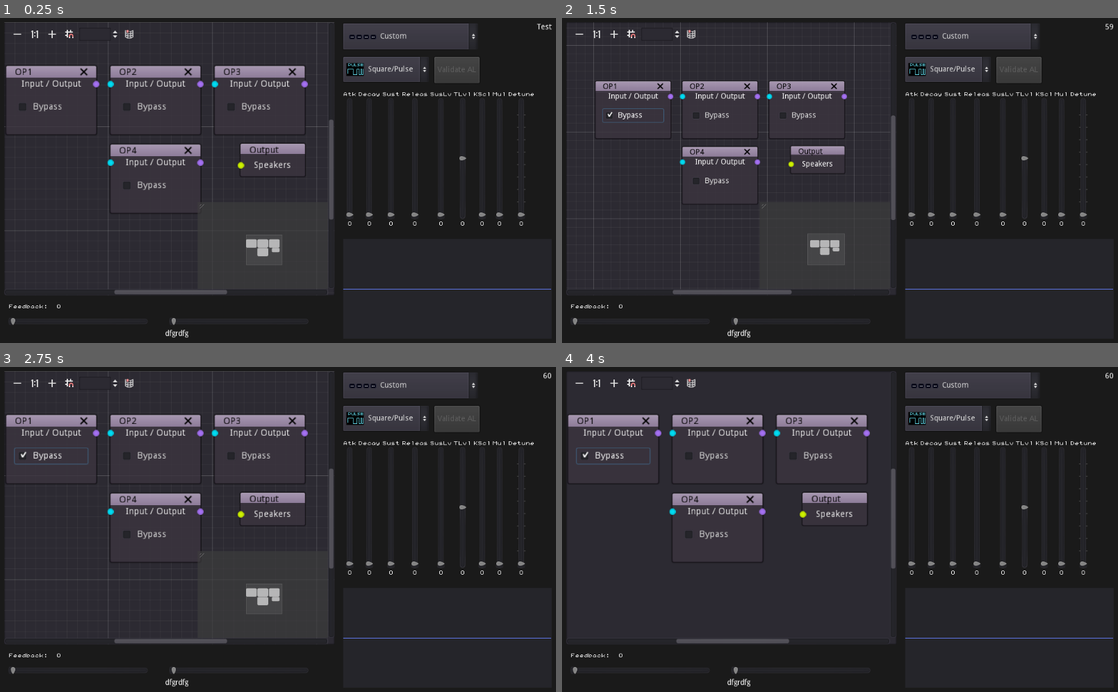
Above: before the commit, frames 1-4 (two rows, left to right).
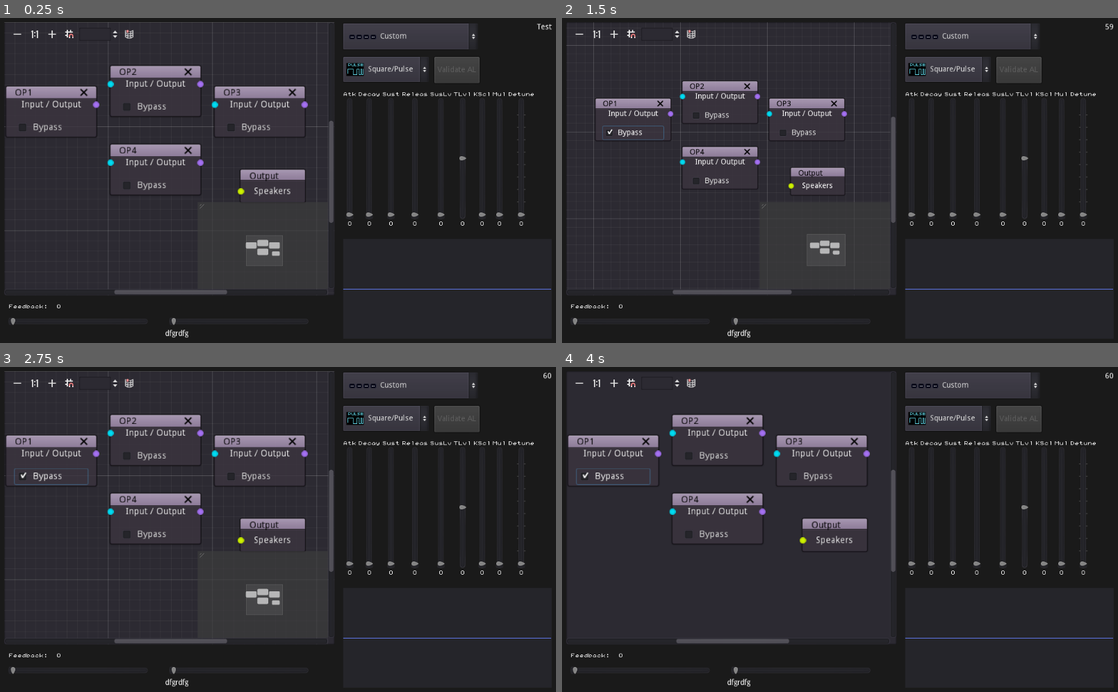
Above: after the commit, the same moments.

Repository: nobuyukinyuu/gdsFM
Game: Godot game, scene res://main.tscn
The game is run twice, just before and just after one commit, with the same random seed, the same clock (stepped at 60 frames per second) and the same inputs.
Inputs (mouse positions are in pixels of both pictures, inside the frame that each line leads up to):
- Up to frame 1 (0.25 s): no input
- Up to frame 2 (1.5 s): click "Bypass" at 0.5 s; click (578, 34) at 1.25 s
- Up to frame 3 (2.75 s): click (50, 383) at 2 s
- Up to frame 4 (4 s): click (628, 383) at 2.75 s; click (689, 383) at 3.5 s

The runs differ from the first frame. In frame 1, 4.4% of the frame differs, in the area x 1-60%, y 14-77%; in frame 2, 3.2%; in frame 3, 4.6%; in frame 4, 4.4%.

Commit message:
Better detune, still needs work -TODO:  Detune1 from 0-99 is fine, coarse and extra fine detune needed.

Diff:
--- a/!global.gd
+++ b/!global.gd
@@ -1,6 +1,6 @@
 extends Node
 
-var sample_rate = 48000.0
+var sample_rate = 22050.0
 var samples = 0  #Global oscillator timer.  Iterated every time an output sample is produced.
 
 # 12-field array containing a LUT of semitone frequencies at all MIDI note numbers.
@@ -34,15 +34,15 @@
 	var rr = 1 setget set_release_time  #Float between 0-1
 	var mul = 0 setget set_frequency_multiplier #Float between 0.5 and 15
 
-	var ar=0	#Attack
-	var dr=0	#Decay
-	var sr=0	#Sustain
-#	var rr=0	#Release
-	var sl=0	#Sustain level
-	var tl=50	#Total level  (attenuation)
-	var ks=0	#Key scale
-#	var mul=0	#Frequency multiplier
-	var dt=0	#Detune
+	var ar=0						#Attack
+	var dr=0						#Decay
+	var sr=0						#Sustain
+#	var rr=0						#Release
+	var sl=0						#Sustain level
+	var tl=50						#Total level  (attenuation)
+	var ks=0						#Key scale
+#	var mul=0						#Frequency multiplier
+	var dt=0 setget set_detune		#Detune
 #
 #	var hz = 440.0  #Operator frequency.  Tuned to A-4 by default
 #
@@ -51,11 +51,15 @@
 	var waveform = 0
 
 
+	# True, internal values referenced by the operator to reduce re-calculating
+	# these values when the above EG slider value changes.
 	var release_time = 1 #Calculated from rr when set
 	var freq_mult = 0.5
-	var hz = 440.0
+	var detune = 1
 
-	var samples = 0  #Samples elapsed
+
+#	var hz = 440.0
+#	var samples = 0  #Samples elapsed
 
 	func set_release_time(val):
 		rr = val
@@ -72,6 +76,10 @@
 		if val == 0:  val = 0.5
 		freq_mult = val #* hz
 
+	func set_detune(val):
+		dt = val
+		detune = 1.0 + (val / 10000.0)
+
 
 class Patch:
 	var opChain  #Entire list of GraphNode connections
--- a/EGControl.gd
+++ b/EGControl.gd
@@ -13,6 +13,7 @@
 	for setting in $H.get_children():
 		var s = setting.name.to_lower()
 		get_node("H/%s/Slider" % setting.name).value = instr.get(s)
+#		get_node("H/%s/Slider" % setting.name).setval(instr.get(s))
 
 
 func _on_slider_change(value, which):
--- a/EGControl.tscn
+++ b/EGControl.tscn
@@ -181,6 +181,7 @@
 margin_bottom = 202.0
 size_flags_horizontal = 3
 size_flags_vertical = 3
+step = 0.1
 value = 50.0
 ticks_on_borders = true
 
@@ -269,8 +270,7 @@
 margin_bottom = 202.0
 size_flags_horizontal = 3
 size_flags_vertical = 3
-max_value = 1.0
-step = 0.0
+max_value = 200.0
 tick_count = 10
 
 [node name="Val" type="Label" parent="H/DT"]
--- a/OP-CenterNode.gd
+++ b/OP-CenterNode.gd
@@ -44,9 +44,9 @@
 
 		#Now modulate.
 		phase += modulator
+		phase *= eg.detune
 		phase *= eg.freq_mult
-		phase += eg.dt
-		phase = (gen.sint2(phase) + 1) / 2.0
+		phase = (gen.sint2(phase) + 1.0) / 2.0
 
 		out = gen.wave(phase, eg.waveform)  #* (1+ eg.dt/500.0)
 		out *= eg.tl / 100.0
@@ -54,7 +54,8 @@
 
 	else:  #Terminus.  No further modulation required.
 		if $Bypass.pressed:  return 0.0
-		phase *= eg.freq_mult  #DEBUG
+		phase *= eg.detune
+		phase *= eg.freq_mult
 		out = gen.wave(phase, eg.waveform) #* (1+ eg.dt/500.0)
 		out *= eg.tl / 100.0
 
--- a/OP-GraphEditor.gd
+++ b/OP-GraphEditor.gd
@@ -50,6 +50,7 @@
 	var connection_list = get_connection_list()
 
 	test_connections.clear()
+	connections.clear()
 
 	#Assemble a dictionary of everything each block's connected to.
 	for o in connection_list:
@@ -80,8 +81,13 @@
 		connections_valid = true
 		print(connections)
 
+		#Clear all old connections.
+		for o in get_children():
+			if not o.is_in_group("operator"):  continue
+			o.connections.clear()
+
 		for connection in connections:
-			get_node(connection).connections = connections.get(connection)
+			get_node(connection).connections = connections[connection]
 
 #		OS.alert("Validation OK.")
 		set_dirty(false)
--- /dev/null
+++ b/egSlider.gd
@@ -0,0 +1,6 @@
+extends Slider
+
+
+#This sets the value of the slider quietly without triggering value_changed.
+func setval(val):
+	value = val
--- a/main.gd
+++ b/main.gd
@@ -6,11 +6,6 @@
 
 var hz = 44100.0  #This is set to a global var sample_rate
 
-var carrier_hz = 440.0
-var old_op1_sample = [0,0]
-var modulator_hz = 440.0
-
-var inst = global.Instr.new()
 
 func _ready():
 	hz = global.sample_rate
@@ -43,8 +38,8 @@
 
 #	$Panel/Line2D.points = pts
 
-	if $OP4:
-		$Label2.text = str($OP4.eg.freq_mult)
+
+#	$Label2.text = str($GraphEdit/OP4.eg.freq_mult)
 
 func fill_buffer(var frames=-1):
 	if !buf:  return
@@ -55,9 +50,11 @@
 
 	for i in frames_to_fill:
 
-		#Calculate the phase position to reduce calculations needed by each operator
-#		var phase = (global.samples / hz)
-		var phase =  fmod(global.get_secs(), 1.0) * 440
+
+		# The true phase is calculated by each oscillator's wave function.
+		# It's wrapped to a value between 0-1, but to account for detune,
+		# we don't wrap the phase here.
+		var phase = global.get_secs() * 440
 
 
 #		var mul = $EGControl.get_value("MUL") +1
--- a/main.tscn
+++ b/main.tscn
@@ -109,50 +109,51 @@
 zoom = 1.2
 script = ExtResource( 14 )
 __meta__ = {
+"_edit_lock_": true,
 "_edit_use_anchors_": false
 }
 
 [node name="OP1" parent="GraphEdit" instance=ExtResource( 3 )]
-margin_top = 76.8
+margin_top = 115.2
 margin_right = 144.0
-margin_bottom = 188.8
-rect_scale = Vector2( 1.2, 1.2 )
-offset = Vector2( 0, 64 )
+margin_bottom = 199.2
+rect_scale = Vector2( 1.2, 1.2 )
+offset = Vector2( 0, 96 )
 slot/0/left_enabled = false
 
 [node name="OP2" parent="GraphEdit" instance=ExtResource( 3 )]
 margin_left = 192.0
 margin_top = 76.8
 margin_right = 336.0
-margin_bottom = 188.8
+margin_bottom = 160.8
 rect_scale = Vector2( 1.2, 1.2 )
 offset = Vector2( 160, 64 )
 
 [node name="OP3" parent="GraphEdit" instance=ExtResource( 3 )]
 margin_left = 384.0
-margin_top = 76.8
+margin_top = 115.2
 margin_right = 528.0
-margin_bottom = 188.8
-rect_scale = Vector2( 1.2, 1.2 )
-offset = Vector2( 320, 64 )
+margin_bottom = 199.2
+rect_scale = Vector2( 1.2, 1.2 )
+offset = Vector2( 320, 96 )
 
 [node name="OP4" parent="GraphEdit" instance=ExtResource( 3 )]
 margin_left = 192.0
 margin_top = 222.0
 margin_right = 336.0
-margin_bottom = 334.0
+margin_bottom = 306.0
 rect_scale = Vector2( 1.2, 1.2 )
 offset = Vector2( 160, 185 )
 
 [node name="Output" type="GraphNode" parent="GraphEdit"]
 margin_left = 432.0
-margin_top = 220.8
+margin_top = 268.8
 margin_right = 536.0
-margin_bottom = 276.8
+margin_bottom = 324.8
 rect_scale = Vector2( 1.2, 1.2 )
 mouse_filter = 1
 title = "Output"
-offset = Vector2( 360, 184 )
+offset = Vector2( 360, 224 )
 slot/0/left_enabled = true
 slot/0/left_type = 1
 slot/0/left_color = Color( 0.85098, 1, 0, 1 )
